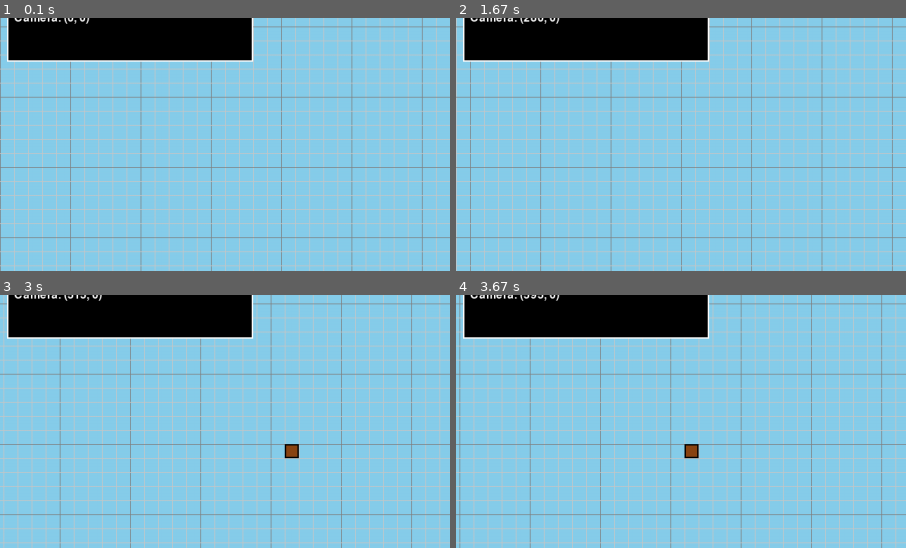
Above: before the commit, frames 1-4 (two rows, left to right).
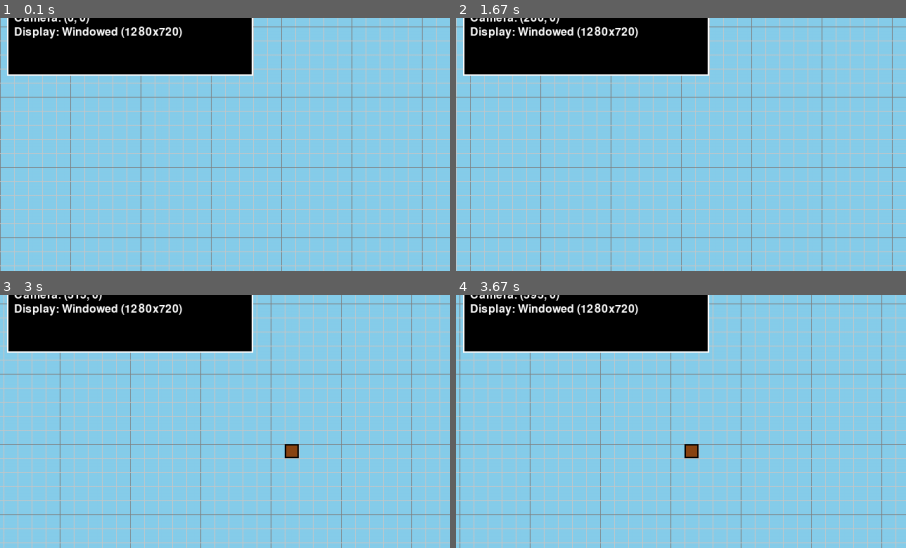
Above: after the commit, the same moments.

Repository: robjohncolson/Downloads
Game: pygame game, started from level_editor_enhanced.py
Two runs of this game, one before a commit and one after it. Both use one fixed random seed, a clock stepped at 60 frames per second and the inputs below.
Inputs (mouse positions are % of the whole screen's width and height, from its top left):
- Up to frame 1 (0.1 s): no input
- Up to frame 2 (1.67 s): hold F11 0.33-0.8 s; hold D 0.33-0.8 s; hold F11 0.88-1.35 s; hold D 0.88-1.35 s; click (50, 57) at 1.48 s
- Up to frame 3 (3 s): hold D 1.77-2.23 s; move the mouse to (26, 51) at 1.8 s; tap 2 at 1.92 s; hold D 2.32-2.62 s; tap 3 at 2.47 s; move the mouse to (65, 15) at 2.65 s; click (65, 15) at 2.7 s; hold D from 2.98 s (still down)
- Up to frame 4 (3.67 s): move the mouse to (87, 85) at 3.02 s; tap 2 at 3.13 s; release D at 3.45 s; hold A from 3.48 s (still down); tap 3 at 3.63 s
The pictures show only the part of the screen within x 0-50%, y 26-76%; the shares and areas given below are measured in that part.

The runs differ from the first frame. In frame 1, 4.3% of the frame differs, in the area x 1-57%, y 3-23%; in frame 2, 4.3%; in frame 3, 4.3%; in frame 4, 4.3%.

Commit message:
LEvel editor is henhanced, and full screen!  All is good

Diff:
--- a/level_editor_enhanced.py
+++ b/level_editor_enhanced.py
@@ -43,12 +43,32 @@
         self.save_filename = ""
         self.typing_filename = False
 
-        # UI dimensions
-        self.browser_rect = pygame.Rect(200, 100, 880, 520)
-        self.list_rect = pygame.Rect(220, 180, 400, 400)
-        self.preview_rect = pygame.Rect(640, 180, 420, 400)
+        # UI dimensions - will be updated based on screen size
+        self.update_dimensions()
 
         self.refresh_levels()
+
+    def update_dimensions(self):
+        """Update UI dimensions based on current screen size"""
+        screen_width, screen_height = self.editor.screen.get_size()
+
+        # Scale browser to fit screen while maintaining proportions
+        browser_width = min(880, screen_width - 200)
+        browser_height = min(520, screen_height - 200)
+        browser_x = (screen_width - browser_width) // 2
+        browser_y = (screen_height - browser_height) // 2
+
+        self.browser_rect = pygame.Rect(browser_x, browser_y, browser_width, browser_height)
+
+        # List takes up left side of browser
+        list_width = min(400, browser_width // 2 - 20)
+        list_height = browser_height - 180
+        self.list_rect = pygame.Rect(browser_x + 20, browser_y + 160, list_width, list_height)
+
+        # Preview takes up right side
+        preview_width = browser_width - list_width - 60
+        preview_height = list_height
+        self.preview_rect = pygame.Rect(browser_x + list_width + 40, browser_y + 160, preview_width, preview_height)
 
     def refresh_levels(self):
         """Scan the levels directory and build a list of available levels"""
@@ -219,8 +239,14 @@
             print(f"Save error: {e}")
 
     def draw(self, screen):
+        # Update dimensions in case screen size changed
+        self.update_dimensions()
+
+        # Get current screen dimensions
+        screen_width, screen_height = screen.get_size()
+
         # Draw semi-transparent overlay
-        overlay = pygame.Surface((WINDOW_WIDTH, WINDOW_HEIGHT))
+        overlay = pygame.Surface((screen_width, screen_height))
         overlay.set_alpha(128)
         overlay.fill(BLACK)
         screen.blit(overlay, (0, 0))
@@ -339,9 +365,10 @@
             screen.blit(text, (self.preview_rect.x + 10, y_pos))
             y_pos += 20
 
-        # Draw mini level preview
+        # Draw mini level preview - adjust size based on available space
+        preview_height = max(150, self.preview_rect.height - 200)
         preview_area = pygame.Rect(self.preview_rect.x + 10, y_pos + 20,
-                                 self.preview_rect.width - 20, 200)
+                                 self.preview_rect.width - 20, preview_height)
         pygame.draw.rect(screen, DARK_GRAY, preview_area)
         pygame.draw.rect(screen, WHITE, preview_area, 1)
 
@@ -414,6 +441,8 @@
 
 class LevelEditor:
     def __init__(self):
+        # Display settings
+        self.fullscreen = False
         self.screen = pygame.display.set_mode((WINDOW_WIDTH, WINDOW_HEIGHT))
         pygame.display.set_caption("Enhanced Platformer Level Editor")
 
@@ -460,9 +489,29 @@
         print("Mouse: Left click - Place/Select, Right click - Delete")
         print("WASD: Move camera, G: Toggle grid, Tab: Switch spawn point")
         print("Ctrl+S: Save As, Ctrl+L: Load Browser, Ctrl+N: New level")
-        print("B: Toggle background (day/night)")
+        print("B: Toggle background (day/night), F11: Toggle fullscreen")
         print("ESC: Exit")
         print("========================================")
+
+    def toggle_fullscreen(self):
+        """Toggle between fullscreen and windowed mode"""
+        self.fullscreen = not self.fullscreen
+
+        if self.fullscreen:
+            # Get the current display info to use native resolution
+            info = pygame.display.Info()
+            self.screen = pygame.display.set_mode((info.current_w, info.current_h), pygame.FULLSCREEN)
+            print(f"Switched to fullscreen mode ({info.current_w}x{info.current_h})")
+        else:
+            self.screen = pygame.display.set_mode((WINDOW_WIDTH, WINDOW_HEIGHT))
+            print(f"Switched to windowed mode ({WINDOW_WIDTH}x{WINDOW_HEIGHT})")
+
+        # Update browser dimensions if browser exists
+        if self.browser:
+            screen_width, screen_height = self.screen.get_size()
+            self.browser.browser_rect = pygame.Rect(200, 100, min(880, screen_width - 400), min(520, screen_height - 200))
+            self.browser.list_rect = pygame.Rect(220, 180, min(400, screen_width - 860), min(400, screen_height - 320))
+            self.browser.preview_rect = pygame.Rect(640, 180, min(420, screen_width - 640), min(400, screen_height - 320))
 
     def snap_position(self, pos):
         if self.snap_to_grid:
@@ -498,6 +547,8 @@
             elif event.type == pygame.KEYDOWN:
                 if event.key == pygame.K_ESCAPE:
                     return False
+                elif event.key == pygame.K_F11:
+                    self.toggle_fullscreen()
                 elif event.key == pygame.K_1:
                     self.mode = "platform"
                     print("Platform mode")
@@ -684,25 +735,28 @@
         if not self.show_grid:
             return
 
+        # Get current screen dimensions
+        screen_width, screen_height = self.screen.get_size()
+
         # Calculate visible grid bounds
         start_x = (self.camera_x // GRID_SIZE) * GRID_SIZE
         start_y = (self.camera_y // GRID_SIZE) * GRID_SIZE
-        end_x = start_x + WINDOW_WIDTH + GRID_SIZE
-        end_y = start_y + WINDOW_HEIGHT + GRID_SIZE
+        end_x = start_x + screen_width + GRID_SIZE
+        end_y = start_y + screen_height + GRID_SIZE
 
         # Draw vertical lines
         for x in range(int(start_x), int(end_x), GRID_SIZE):
             screen_x = x - self.camera_x
-            if 0 <= screen_x <= WINDOW_WIDTH:
+            if 0 <= screen_x <= screen_width:
                 color = GRAY if (x // GRID_SIZE) % 5 == 0 else LIGHT_GRAY
-                pygame.draw.line(self.screen, color, (screen_x, 0), (screen_x, WINDOW_HEIGHT))
+                pygame.draw.line(self.screen, color, (screen_x, 0), (screen_x, screen_height))
 
         # Draw horizontal lines
         for y in range(int(start_y), int(end_y), GRID_SIZE):
             screen_y = y - self.camera_y
-            if 0 <= screen_y <= WINDOW_HEIGHT:
+            if 0 <= screen_y <= screen_height:
                 color = GRAY if (y // GRID_SIZE) % 5 == 0 else LIGHT_GRAY
-                pygame.draw.line(self.screen, color, (0, screen_y), (WINDOW_WIDTH, screen_y))
+                pygame.draw.line(self.screen, color, (0, screen_y), (screen_width, screen_y))
 
     def world_to_screen(self, world_pos):
         return (world_pos[0] - self.camera_x, world_pos[1] - self.camera_y)
@@ -762,8 +816,11 @@
             pygame.draw.rect(self.screen, color, (x, y, width, height), 2)
 
     def draw_ui(self):
+        # Get current screen dimensions
+        screen_width, screen_height = self.screen.get_size()
+
         # Background panel
-        ui_rect = pygame.Rect(10, 10, 350, 240)
+        ui_rect = pygame.Rect(10, 10, 350, 260)
         pygame.draw.rect(self.screen, (0, 0, 0, 128), ui_rect)
         pygame.draw.rect(self.screen, WHITE, ui_rect, 2)
 
@@ -778,7 +835,8 @@
             f"Coins: {len(self.coins)}",
             f"Spikes: {len(self.spikes)}",
             f"Grid: {'ON' if self.show_grid else 'OFF'}",
-            f"Camera: ({self.camera_x}, {self.camera_y})"
+            f"Camera: ({self.camera_x}, {self.camera_y})",
+            f"Display: {'Fullscreen' if self.fullscreen else 'Windowed'} ({screen_width}x{screen_height})"
         ]
 
         if self.mode == "spawn":
